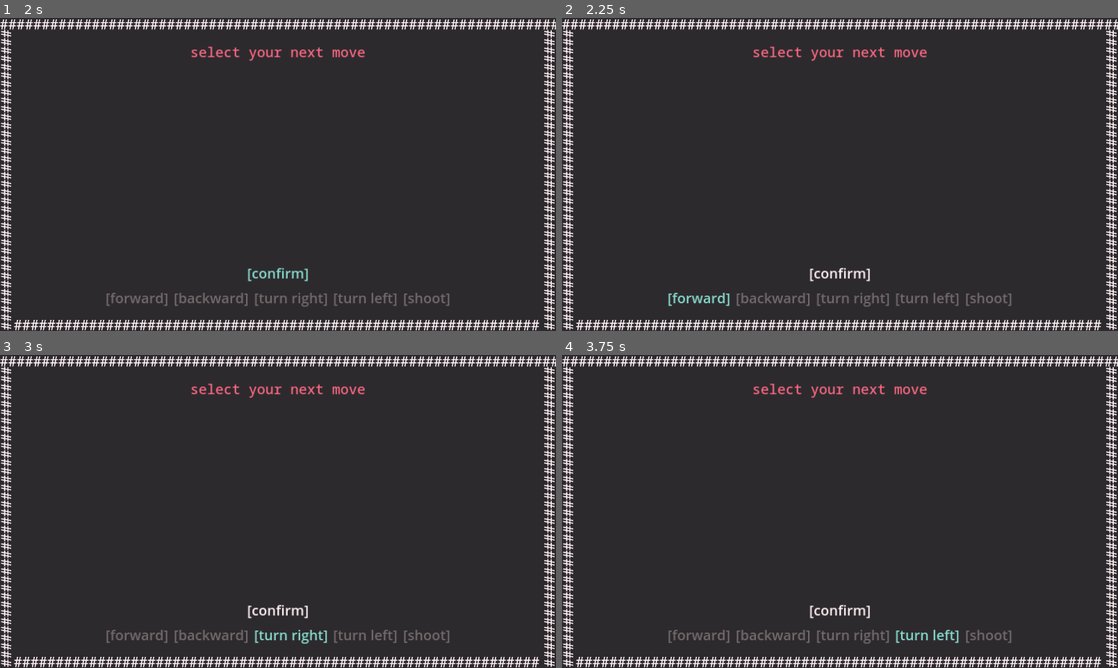
Above: before the commit, frames 1-4 (two rows, left to right).
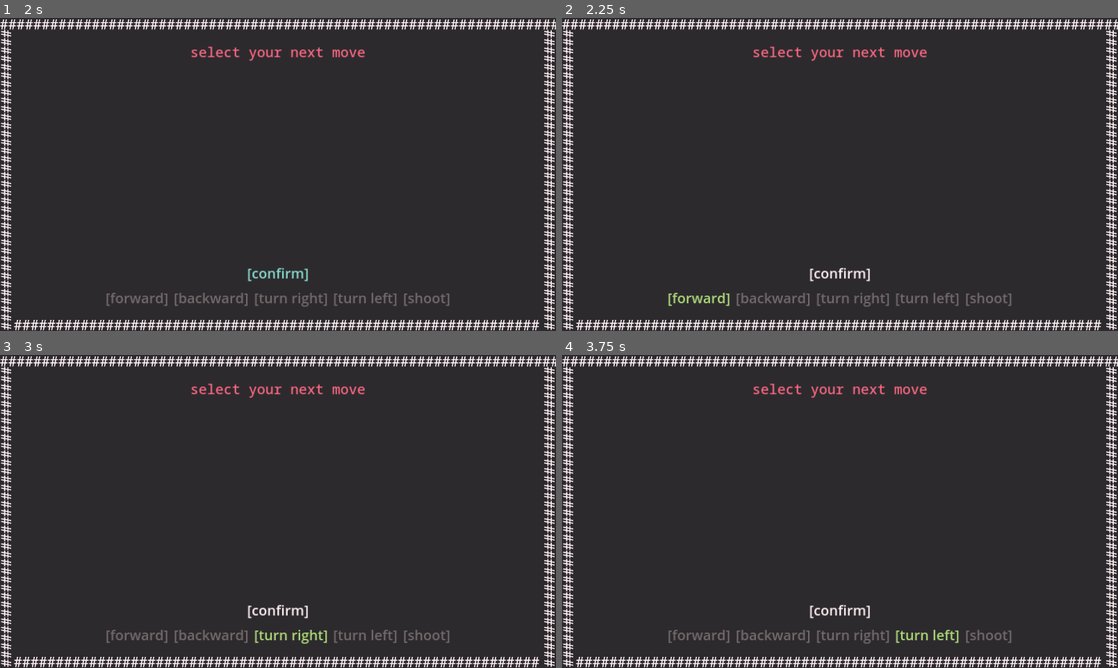
Above: after the commit, the same moments.

Repository: 4efk/new-mp-game
Game: Godot game, scene res://World/game.tscn
The game is run twice, just before and just after one commit, with the same random seed, the same clock (stepped at 60 frames per second) and the same inputs. This scene is started directly instead of the project's main scene.
Inputs:
- Up to frame 1 (2 s): click "[confirm]" at 0.5 s; click "[confirm]" at 1.25 s
- Up to frame 2 (2.25 s): click "[forward]" at 2 s
- Up to frame 3 (3 s): click "[turn right]" at 2.75 s
- Up to frame 4 (3.75 s): click "[turn left]" at 3.5 s

Frame 1 is identical in both runs. In frame 2, 0.2% of the frame differs, in the area x 19-31%, y 87-92%; in frame 3, 0.2%, in the area x 45-59%, y 87-93%; in frame 4, 0.2%.
Error before the commit: Invalid access to property or key '<null>' on a base object of type 'Array'. (res://World/game.gd:80)
Error after the commit: Invalid access to property or key '<null>' on a base object of type 'Array'. (res://World/game.gd:130)

Commit message:
hitting, dying and game overing work

Diff:
--- a/src/Menu/main_menu.gd
+++ b/src/Menu/main_menu.gd
@@ -14,6 +14,11 @@
 
 var can_change_ready = true
 var start_timer = 5
+
+func _ready() -> void:
+	if multiplayer.multiplayer_peer is ENetMultiplayerPeer:
+		main_menu.hide()
+		lobby.show()
 
 func _process(delta: float) -> void:
 	for node in players_grid.get_children():
--- a/src/Networking/networking.gd
+++ b/src/Networking/networking.gd
@@ -98,6 +98,8 @@
 	rpc('act_all_moves')
 func finish_clients_moves():
 	rpc('finish_all_moves')
+func finish_clients_game():
+	rpc('finish_game')
 
 @rpc("any_peer", "reliable")
 func receive_info_from_client(info):
@@ -123,3 +125,6 @@
 @rpc("authority", "reliable")
 func finish_all_moves():
 	get_node('/root/Game').moves_done()
+@rpc("authority", "reliable")
+func finish_game():
+	get_node('/root/Game').game_over()
--- a/src/Player/base_player.gd
+++ b/src/Player/base_player.gd
@@ -30,7 +30,11 @@
 	get_parent().get_parent().get_node('Bullets').add_child(bullet_instance)
 
 func hit():
-	print('hit')
+	Networking.connected_players[int(str(name))]['alive'] = false
+	if multiplayer.is_server():
+		Networking.send_all_info_to_clients()
+
+	queue_free()
 
 func _physics_process(delta: float) -> void:
 	if move_timer.is_stopped():
--- a/src/Player/bullet.gd
+++ b/src/Player/bullet.gd
@@ -22,16 +22,3 @@
 		else:
 			bounces_left -= 1
 			direction = direction.bounce(collision.get_normal())
-
-#func _on_area_2d_body_entered(body: Node2D) -> void:
-	#if body == self:
-		#return
-	#
-	#if body.is_in_group('player'):
-		#print('hit')
-		#queue_free()
-	#elif bounces_left <= 0:
-		#queue_free()
-	#else:
-		#bounces_left -= 1
-		#direction = direction.bounce(collision.get_normal())
--- /dev/null
+++ b/src/Player/player_winner.gd
@@ -0,0 +1,6 @@
+extends CharacterBody2D
+
+func _process(delta: float) -> void:
+	rotation += delta
+	global_position = get_viewport_rect().get_center()
+	global_position.y += 100
--- a/src/World/game.gd
+++ b/src/World/game.gd
@@ -1,6 +1,7 @@
 extends Node2D
 
 const PLAYER_MOVE_OPTIONS = ['move_forward', 'move_backward', 'move_rotate_cw', 'move_rotate_ccw', 'move_shoot']
+const PLAYER_MOVE_OPTIONS_NAMES = ['move forward', 'move backward', 'rotate right', 'rotate left', 'shoot']
 var player_scene = preload("res://Player/player.tscn")
 
 @onready var spawnpoints: Node = $Spawnpoints
@@ -11,8 +12,13 @@
 @onready var move_options_buttons: HBoxContainer = $Ui/SelectMove/VBoxContainer/MoveOptions
 @onready var selected_move_label: Label = $Ui/SelectedMove/SelectedMove
 @onready var select_move_ui: Control = $Ui/SelectMove
+@onready var spectating_info_ui: Control = $Ui/SpectatingInfo
+@onready var game_over_screen_timer: Timer = $GameOverScreenTimer
+@onready var game_over_ui: Control = $Ui/GameOver
+@onready var go_round_count: Label = $Ui/GameOver/RoundCount
 
 var current_round = 0
+var game_finished = false
 var currently_playing_moves = false
 var move_chosen = false
 var current_chosen_move = null
@@ -26,26 +32,39 @@
 		player_instance.modulate = GlobalScript.PLAYER_COLORS[Networking.connected_players[player]['color']]
 		player_instance.global_position = spawnpoints.get_child(i).global_position
 		players.add_child(player_instance)
+		Networking.connected_players[player]['alive'] = true
 
 		i += 1
 
 func _process(delta: float) -> void:
+	if game_finished:
+		return
 	var players_with_move = []
 	for player in Networking.connected_players:
 		if Networking.connected_players[player]['move'] != null:
 			players_with_move.append(player)
-	if len(players_with_move) == len(Networking.connected_players) and multiplayer.is_server():
+	var dead_players = []
+	for player in Networking.connected_players:
+		if !Networking.connected_players[player]['alive']:
+			dead_players.append(players)
+	if len(players_with_move) + len(dead_players) == len(Networking.connected_players) and !currently_playing_moves and multiplayer.is_server():
 		Networking.act_all_clients_moves()
 		make_all_moves()
 	if currently_playing_moves and move_timer.is_stopped() and !bullets.get_child_count() and multiplayer.is_server():
 		Networking.finish_clients_moves()
 		moves_done()
 
+	#if !Networking.connected_players[multiplayer.get_unique_id()]['alive']:
+		#select_move_ui.hide()
+		#spectating_info_ui.show()
+
 func make_all_moves():
 	currently_playing_moves = true
 	move_timer.start()
 	current_round += 1
 	for player in Networking.connected_players:
+		if !Networking.connected_players[player]['alive']:
+			return
 		players.get_node(str(player)).call(PLAYER_MOVE_OPTIONS[Networking.connected_players[player]['move']])
 		Networking.connected_players[player]['move'] = null
 
@@ -56,7 +75,38 @@
 	for button in move_options_buttons.get_children():
 		button.set_pressed_no_signal(false)
 	selected_move_label.get_parent().hide()
-	select_move_ui.show()
+	if Networking.connected_players[multiplayer.get_unique_id()]['alive']:
+		select_move_ui.show()
+	else:
+		spectating_info_ui.show()
+
+	if !multiplayer.is_server():
+		return
+	var alive_players = []
+	for player in Networking.connected_players:
+		if Networking.connected_players[player]['alive']:
+			alive_players.append(players)
+	if len(alive_players) < 2:
+		Networking.finish_clients_game()
+		game_over()
+
+func game_over():
+	game_finished = true
+	select_move_ui.hide()
+	spectating_info_ui.hide()
+	selected_move_label.get_parent().hide()
+	game_over_ui.show()
+	go_round_count.text = 'turns: ' + str(current_round)
+	var winner
+	for player in Networking.connected_players:
+		if Networking.connected_players[player]['alive']:
+			winner = player
+	if winner:
+		game_over_ui.get_node('Winner').show()
+		game_over_ui.get_node('Winner/WinnerPlayer')
+	else:
+		game_over_ui.get_node('Draw').show()
+	game_over_screen_timer.start()
 
 # move select buttons
 func choose_move(move):
@@ -77,7 +127,7 @@
 		Networking.send_all_info_to_clients()
 	else:
 		Networking.make_own_move(GlobalScript.self_player_info['move'])
-	selected_move_label.text = PLAYER_MOVE_OPTIONS[current_chosen_move]
+	selected_move_label.text = 'selected move: ' + PLAYER_MOVE_OPTIONS_NAMES[current_chosen_move]
 	select_move_ui.hide()
 	selected_move_label.get_parent().show()
 func _on_move_button_pressed() -> void:
@@ -90,3 +140,12 @@
 	choose_move(3)
 func _on_move_button_4_pressed() -> void:
 	choose_move(4)
+
+# game over screen
+func _on_game_over_screen_timer_timeout() -> void:
+	for player in Networking.connected_players:
+		Networking.connected_players[player]['alive'] = GlobalScript.DEFAULT_PLAYER_INFO['alive']
+		Networking.connected_players[player]['move'] = GlobalScript.DEFAULT_PLAYER_INFO['move']
+		Networking.connected_players[player]['ready'] = GlobalScript.DEFAULT_PLAYER_INFO['ready']
+
+	get_tree().change_scene_to_file("res://Menu/main_menu.tscn")
--- a/src/World/game.tscn
+++ b/src/World/game.tscn
@@ -1,7 +1,9 @@
-[gd_scene load_steps=5 format=3 uid="uid://cwu33jyakwu12"]
+[gd_scene load_steps=7 format=3 uid="uid://cwu33jyakwu12"]
 
 [ext_resource type="Script" path="res://World/game.gd" id="1_8juat"]
 [ext_resource type="FontFile" uid="uid://cx0pcfqcm8158" path="res://Fonts/NotoSansMono-Medium.ttf" id="2_2mgga"]
+[ext_resource type="PackedScene" uid="uid://b2a4q5ysp3vgj" path="res://Player/player.tscn" id="3_2yun1"]
+[ext_resource type="Script" path="res://Player/player_winner.gd" id="4_083j5"]
 
 [sub_resource type="RectangleShape2D" id="RectangleShape2D_ncn15"]
 size = Vector2(1920, 40)
@@ -146,6 +148,119 @@
 theme_override_font_sizes/font_size = 32
 text = "selected move: "
 horizontal_alignment = 1
+
+[node name="SpectatingInfo" type="Control" parent="Ui"]
+visible = false
+layout_mode = 3
+anchors_preset = 15
+anchor_right = 1.0
+anchor_bottom = 1.0
+grow_horizontal = 2
+grow_vertical = 2
+
+[node name="Label" type="Label" parent="Ui/SpectatingInfo"]
+custom_minimum_size = Vector2(0, 100)
+layout_mode = 1
+anchors_preset = 12
+anchor_top = 1.0
+anchor_right = 1.0
+anchor_bottom = 1.0
+offset_top = -45.0
+grow_horizontal = 2
+grow_vertical = 0
+theme_override_colors/font_color = Color(0.521569, 0.854902, 0.8, 1)
+theme_override_fonts/font = ExtResource("2_2mgga")
+theme_override_font_sizes/font_size = 32
+text = "spectating"
+horizontal_alignment = 1
+
+[node name="GameOver" type="Control" parent="Ui"]
+visible = false
+layout_mode = 3
+anchors_preset = 15
+anchor_right = 1.0
+anchor_bottom = 1.0
+grow_horizontal = 2
+grow_vertical = 2
+
+[node name="Title" type="Label" parent="Ui/GameOver"]
+custom_minimum_size = Vector2(0, 150)
+layout_mode = 1
+anchors_preset = 10
+anchor_right = 1.0
+offset_bottom = 23.0
+grow_horizontal = 2
+theme_override_colors/font_color = Color(0.992157, 0.407843, 0.513726, 1)
+theme_override_fonts/font = ExtResource("2_2mgga")
+theme_override_font_sizes/font_size = 32
+text = "game over!"
+horizontal_alignment = 1
+vertical_alignment = 2
+
+[node name="RoundCount" type="Label" parent="Ui/GameOver"]
+custom_minimum_size = Vector2(0, 200)
+layout_mode = 1
+anchors_preset = 10
+anchor_right = 1.0
+offset_bottom = 23.0
+grow_horizontal = 2
+theme_override_colors/font_color = Color(0.992157, 0.407843, 0.513726, 1)
+theme_override_fonts/font = ExtResource("2_2mgga")
+theme_override_font_sizes/font_size = 24
+text = "turns"
+horizontal_alignment = 1
+vertical_alignment = 2
+
+[node name="Winner" type="Control" parent="Ui/GameOver"]
+visible = false
+layout_mode = 1
+anchors_preset = 15
+anchor_right = 1.0
+anchor_bottom = 1.0
+grow_horizontal = 2
+grow_vertical = 2
+
+[node name="Label" type="Label" parent="Ui/GameOver/Winner"]
+custom_minimum_size = Vector2(0, 275)
+layout_mode = 1
+anchors_preset = 10
+anchor_right = 1.0
+offset_bottom = 23.0
+grow_horizontal = 2
+theme_override_colors/font_color = Color(0.976471, 0.8, 0.423529, 1)
+theme_override_fonts/font = ExtResource("2_2mgga")
+theme_override_font_sizes/font_size = 32
+text = "winner:"
+horizontal_alignment = 1
+vertical_alignment = 2
+
+[node name="Player" parent="Ui/GameOver/Winner" instance=ExtResource("3_2yun1")]
+position = Vector2(640, 360)
+script = ExtResource("4_083j5")
+
+[node name="Draw" type="Control" parent="Ui/GameOver"]
+visible = false
+layout_mode = 1
+anchors_preset = 15
+anchor_right = 1.0
+anchor_bottom = 1.0
+grow_horizontal = 2
+grow_vertical = 2
+
+[node name="Label" type="Label" parent="Ui/GameOver/Draw"]
+custom_minimum_size = Vector2(0, 300)
+layout_mode = 1
+anchors_preset = 15
+anchor_right = 1.0
+anchor_bottom = 1.0
+grow_horizontal = 2
+grow_vertical = 2
+theme_override_colors/font_color = Color(0.976471, 0.8, 0.423529, 1)
+theme_override_fonts/font = ExtResource("2_2mgga")
+theme_override_font_sizes/font_size = 32
+text = "draw."
+horizontal_alignment = 1
+vertical_alignment = 1
 
 [node name="Borders" type="Node" parent="."]
 
@@ -230,9 +345,14 @@
 wait_time = 1.5
 one_shot = true
 
+[node name="GameOverScreenTimer" type="Timer" parent="."]
+wait_time = 5.0
+one_shot = true
+
 [connection signal="pressed" from="Ui/SelectMove/VBoxContainer/ConfirmMove/MoveConfirmButton" to="." method="_on_move_confirm_button_pressed"]
 [connection signal="pressed" from="Ui/SelectMove/VBoxContainer/MoveOptions/MoveButton0" to="." method="_on_move_button_pressed"]
 [connection signal="pressed" from="Ui/SelectMove/VBoxContainer/MoveOptions/MoveButton1" to="." method="_on_move_button_1_pressed"]
 [connection signal="pressed" from="Ui/SelectMove/VBoxContainer/MoveOptions/MoveButton2" to="." method="_on_move_button_2_pressed"]
 [connection signal="pressed" from="Ui/SelectMove/VBoxContainer/MoveOptions/MoveButton3" to="." method="_on_move_button_3_pressed"]
 [connection signal="pressed" from="Ui/SelectMove/VBoxContainer/MoveOptions/MoveButton4" to="." method="_on_move_button_4_pressed"]
+[connection signal="timeout" from="GameOverScreenTimer" to="." method="_on_game_over_screen_timer_timeout"]
